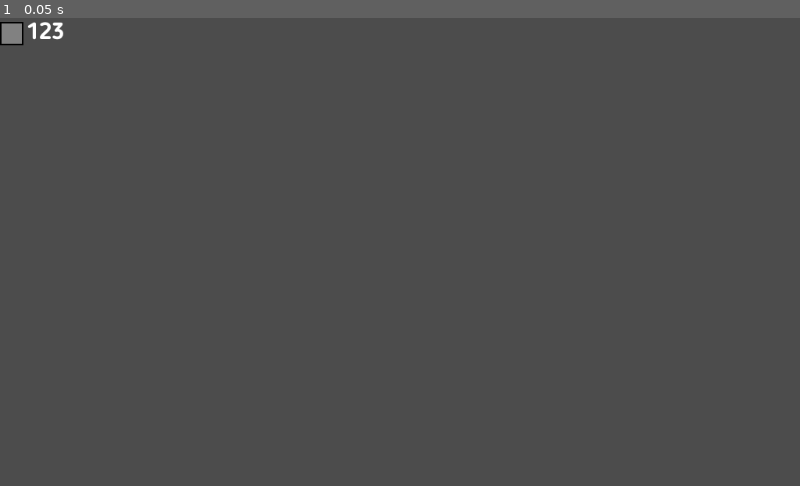
Above: before the commit, frame 1.
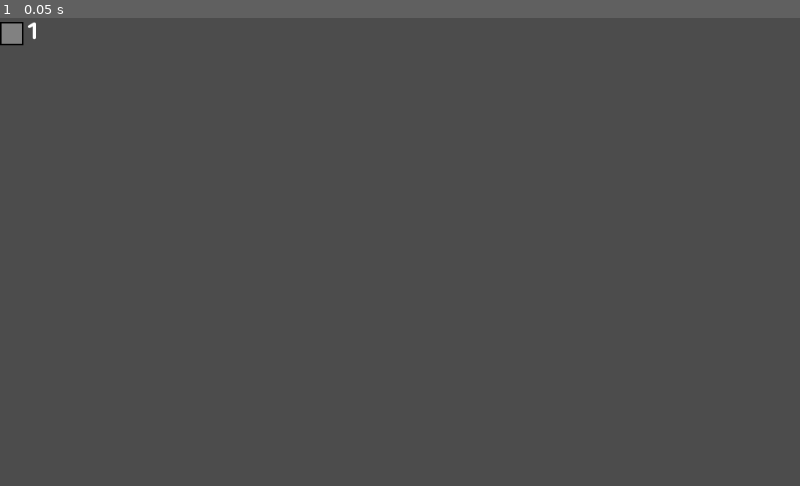
Above: after the commit, the same moment.

Repository: eliaperantoni/fisherman
Game: Godot game, scene res://scenes/interface/fish_bar/ContainerFish.tscn
The game is run twice, just before and just after one commit, with the same random seed, the same clock (stepped at 60 frames per second) and the same inputs. This scene is started directly instead of the project's main scene.
Inputs:
- Up to frame 1 (0.05 s): no input

The runs differ from the first frame. In frame 1, less than 0.1% of the frame differs, in the area x 5-8%, y 0-5%.

Commit message:
Fixed ContainerFish starting value

Diff:
--- a/scenes/interface/fish_bar/ContainerFish.tscn
+++ b/scenes/interface/fish_bar/ContainerFish.tscn
@@ -41,7 +41,7 @@
 margin_right = 82.0
 margin_bottom = 35.0
 custom_fonts/font = ExtResource( 1 )
-text = "123"
+text = "1"
 __meta__ = {
 "_edit_use_anchors_": false
 }
--- a/scenes/interface/fish_bar/fish_bar.gd
+++ b/scenes/interface/fish_bar/fish_bar.gd
@@ -16,7 +16,6 @@
 	else:
 		# CREO L'OGGETTO CONTAINER SE NON E' PRESENTE
 		var rect = container_fish.instance()
-		rect.get_node("Label").text = "1"
 		rect.get_node("Border/Fish").texture = fish.get_texture()
 		dict_counter[fish.get_texture()] = 1
 		dict_child[fish.get_texture()] = rect
